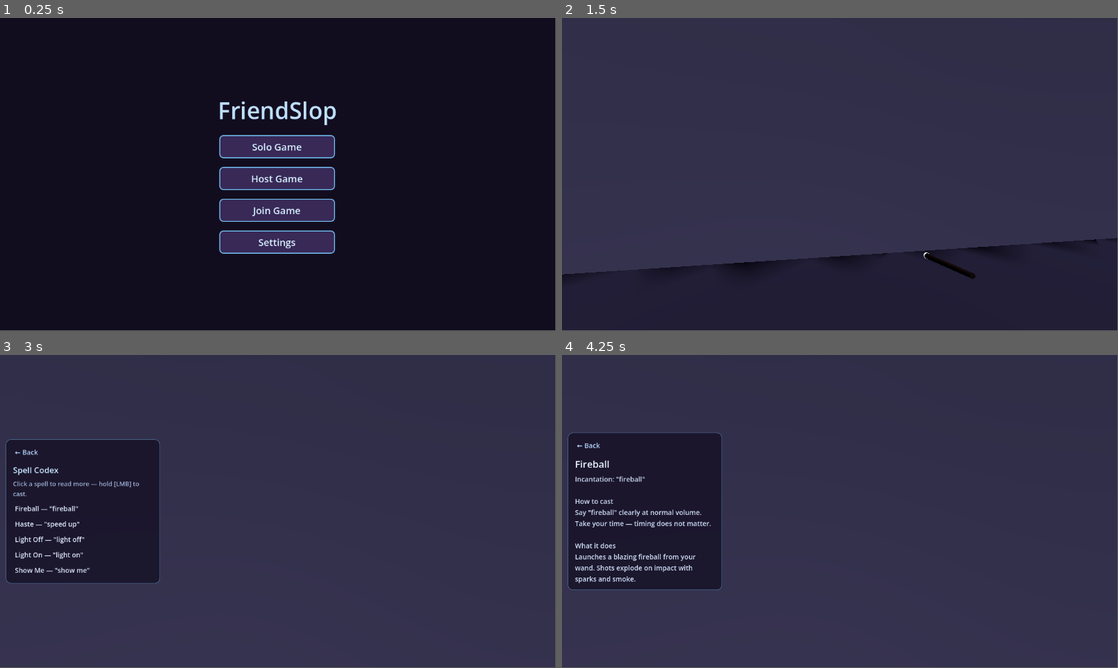
Above: before the commit, frames 1-4 (two rows, left to right).
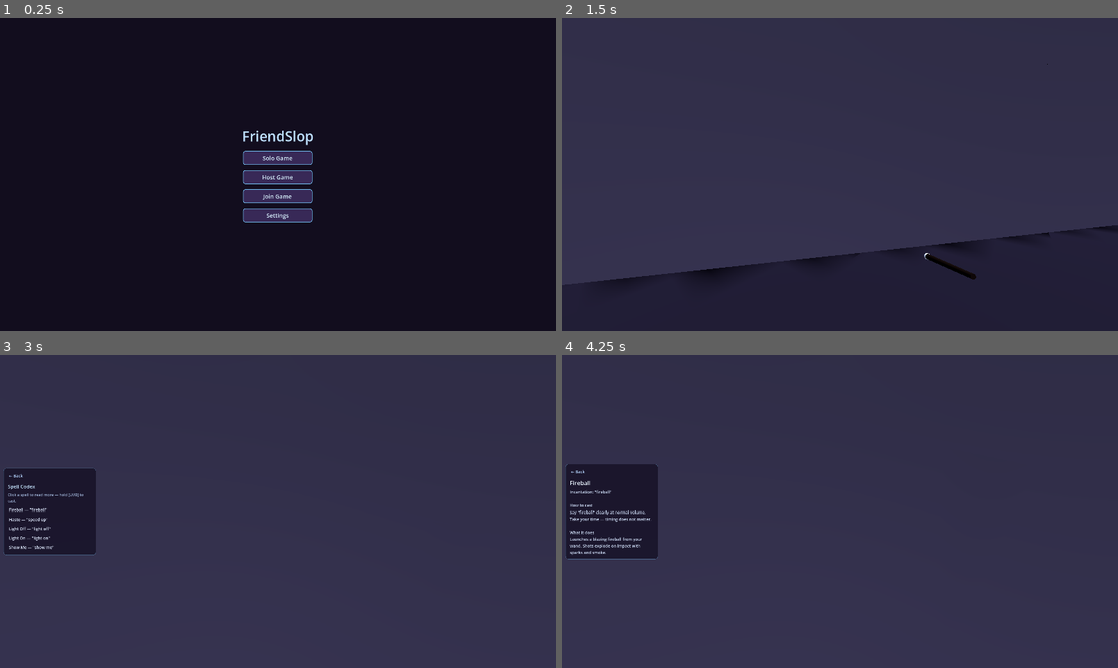
Above: after the commit, the same moments.

Repository: iamemilio/friend-slop
Game: Godot game, scene res://scenes/menu.tscn
Same seed, same stepped clock (60 frames per second), same inputs: the game is played once before the commit and once after it.
Inputs (mouse positions are in pixels of both pictures, inside the frame that each line leads up to):
- Up to frame 1 (0.25 s): no input
- Up to frame 2 (1.5 s): click "Solo Game" at 0.5 s; tap Enter at 1.25 s; move the mouse to (867, 171) at 1.27 s; hold W (move_forward) from 1.28 s (still down); hold F (interact) from 1.28 s (still down); click (867, 171) at 1.42 s
- Up to frame 3 (3 s): keep holding W (move_forward); tap Space (jump) at 1.52, 2, 2.27 s; move the mouse to (250, 511) at 2.02 s; release F (interact) at 2.03 s; tap Alt (radio_push) at 2.1 s; tap Enter at 2.75 s; move the mouse to (289, 505) at 2.77 s; hold B (spellbook) from 2.78 s (still down)
- Up to frame 4 (4.25 s): release W (move_forward) at 3.5 s; release B (spellbook) at 3.5 s; click "Fireball — 'fireball'" at 3.5 s
The window is 799x449 before the commit and 800x450 after it. Grey fills any space a smaller window leaves; there, only what the larger window draws over its background counts as a difference.

The runs differ from the first frame. In frame 1, 6.4% of the frame differs, in the area x 39-61%, y 26-76%; in frame 2, 1.5%; in frame 3, 9.1%; in frame 4, 9.9%, in the area x 0-29%, y 24-76%.

Commit message:
Add display resolution presets and fix window resize apply.
Co-authored-by: Cursor <cursoragent@cursor.com>

Diff:
--- a/project.godot
+++ b/project.godot
@@ -14,6 +14,14 @@
 run/main_scene="res://scenes/menu.tscn"
 config/features=PackedStringArray("4.6", "Forward Plus")
 config/icon="res://icon.svg"
+
+[display]
+
+window/size/viewport_width=1920
+window/size/viewport_height=1080
+window/size/resizable=true
+window/stretch/mode="canvas_items"
+window/stretch/aspect="expand"
 
 [audio]
 
@@ -106,8 +114,8 @@
 
 rendering_device/driver.windows="d3d12"
 lights_and_shadows/directional_shadow/size=8192
+lights_and_shadows/directional_shadow/soft_shadow_filter_quality=0
 lights_and_shadows/directional_shadow/16_bits=false
-lights_and_shadows/directional_shadow/soft_shadow_filter_quality=0
 
 [steam]
 
--- a/scenes/ui/settings_panel.tscn
+++ b/scenes/ui/settings_panel.tscn
@@ -87,6 +87,27 @@
 layout_mode = 2
 theme_override_constants/separation = 14
 
+[node name="DisplayHeaderLabel" type="Label" parent="Panel/MarginContainer/VBox/TabContainer/General/MarginContainer/GeneralVBox"]
+layout_mode = 2
+theme_override_colors/font_color = Color(0.75, 0.88, 1, 1)
+text = "Display"
+
+[node name="ResolutionLabel" type="Label" parent="Panel/MarginContainer/VBox/TabContainer/General/MarginContainer/GeneralVBox"]
+layout_mode = 2
+theme_override_colors/font_color = Color(0.75, 0.88, 1, 1)
+text = "Resolution"
+
+[node name="ResolutionOption" type="OptionButton" parent="Panel/MarginContainer/VBox/TabContainer/General/MarginContainer/GeneralVBox"]
+custom_minimum_size = Vector2(0, 36)
+layout_mode = 2
+
+[node name="ResolutionHintLabel" type="Label" parent="Panel/MarginContainer/VBox/TabContainer/General/MarginContainer/GeneralVBox"]
+layout_mode = 2
+theme_override_colors/font_color = Color(0.45, 0.42, 0.55, 1)
+theme_override_font_sizes/font_size = 13
+autowrap_mode = 2
+text = "Resize the game window. Fullscreen is exited automatically when applying a preset."
+
 [node name="CameraHeaderLabel" type="Label" parent="Panel/MarginContainer/VBox/TabContainer/General/MarginContainer/GeneralVBox"]
 layout_mode = 2
 theme_override_colors/font_color = Color(0.75, 0.88, 1, 1)
--- a/scripts/settings_manager.gd
+++ b/scripts/settings_manager.gd
@@ -3,11 +3,15 @@
 ## Loads, applies, and persists player settings to user://settings.cfg.
 
 signal settings_applied
+
+const DisplayResolutionPresetsScript := preload("res://scripts/ui/display_resolution_presets.gd")
 
 const SETTINGS_PATH := "user://settings.cfg"
 const MIC_BUS_NAME := "MicCapture"
 
 var start_third_person: bool = false
+var window_width: int = DisplayResolutionPresetsScript.DEFAULT_SIZE.x
+var window_height: int = DisplayResolutionPresetsScript.DEFAULT_SIZE.y
 var master_volume: float = 1.0
 var input_device: String = ""
 var output_device: String = ""
@@ -24,6 +28,46 @@
 	_ensure_mic_bus()
 	load_settings()
 	apply_audio_settings()
+	apply_display_settings()
+
+
+func get_resolution_presets() -> Array[Vector2i]:
+	return DisplayResolutionPresetsScript.PRESETS.duplicate()
+
+
+func set_window_resolution(width: int, height: int) -> void:
+	var size := DisplayResolutionPresetsScript.normalize_size(Vector2i(width, height))
+	window_width = size.x
+	window_height = size.y
+
+
+func set_window_resolution_preset_index(index: int) -> void:
+	var size := DisplayResolutionPresetsScript.get_preset(index)
+	window_width = size.x
+	window_height = size.y
+
+
+func get_window_resolution_preset_index() -> int:
+	return DisplayResolutionPresetsScript.find_preset_index(
+		Vector2i(window_width, window_height)
+	)
+
+
+func apply_display_settings() -> void:
+	if not is_inside_tree() or DisplayServer.get_name() == "headless":
+		return
+	call_deferred("_deferred_apply_window_size", Vector2i(window_width, window_height))
+
+
+func _deferred_apply_window_size(target: Vector2i) -> void:
+	var window := get_tree().root as Window
+	if window == null:
+		return
+	window.unresizable = false
+	_ensure_windowed(window)
+	window.content_scale_size = target
+	DisplayServer.window_set_size(target)
+	window.size = target
 
 
 func load_settings() -> void:
@@ -32,6 +76,13 @@
 		return
 
 	start_third_person = config.get_value("general", "start_third_person", start_third_person)
+	window_width = int(config.get_value("display", "window_width", window_width))
+	window_height = int(config.get_value("display", "window_height", window_height))
+	var normalized := DisplayResolutionPresetsScript.normalize_size(
+		Vector2i(window_width, window_height)
+	)
+	window_width = normalized.x
+	window_height = normalized.y
 	master_volume = config.get_value("audio", "master_volume", master_volume)
 	input_device = config.get_value("audio", "input_device", input_device)
 	output_device = config.get_value("audio", "output_device", output_device)
@@ -49,6 +100,8 @@
 func save_settings() -> void:
 	var config := ConfigFile.new()
 	config.set_value("general", "start_third_person", start_third_person)
+	config.set_value("display", "window_width", window_width)
+	config.set_value("display", "window_height", window_height)
 	config.set_value("audio", "master_volume", master_volume)
 	config.set_value("audio", "input_device", input_device)
 	config.set_value("audio", "output_device", output_device)
@@ -152,3 +205,12 @@
 		if effect is AudioEffectCapture:
 			_capture_effect = effect
 			return
+
+
+func _ensure_windowed(window: Window) -> void:
+	var mode := DisplayServer.window_get_mode()
+	if mode == DisplayServer.WINDOW_MODE_FULLSCREEN \
+			or mode == DisplayServer.WINDOW_MODE_EXCLUSIVE_FULLSCREEN \
+			or mode == DisplayServer.WINDOW_MODE_MAXIMIZED:
+		DisplayServer.window_set_mode(DisplayServer.WINDOW_MODE_WINDOWED)
+		window.mode = Window.MODE_WINDOWED
--- /dev/null
+++ b/scripts/ui/display_resolution_presets.gd
@@ -0,0 +1,46 @@
+class_name DisplayResolutionPresets
+extends RefCounted
+
+## Known window resolutions for the settings dropdown.
+
+const DEFAULT_SIZE := Vector2i(1920, 1080)
+
+const PRESETS: Array[Vector2i] = [
+	Vector2i(1280, 720),
+	Vector2i(1366, 768),
+	Vector2i(1600, 900),
+	Vector2i(1920, 1080),
+	Vector2i(2560, 1440),
+	Vector2i(3840, 2160),
+]
+
+
+static func preset_count() -> int:
+	return PRESETS.size()
+
+
+static func get_preset(index: int) -> Vector2i:
+	if index < 0 or index >= PRESETS.size():
+		return DEFAULT_SIZE
+	return PRESETS[index]
+
+
+static func format_label(size: Vector2i) -> String:
+	return "%d x %d" % [size.x, size.y]
+
+
+static func find_preset_index(size: Vector2i) -> int:
+	for i in PRESETS.size():
+		if PRESETS[i] == size:
+			return i
+	return find_default_preset_index()
+
+
+static func find_default_preset_index() -> int:
+	return find_preset_index(DEFAULT_SIZE)
+
+
+static func normalize_size(size: Vector2i) -> Vector2i:
+	if find_preset_index(size) >= 0:
+		return size
+	return DEFAULT_SIZE
--- a/scripts/ui/settings_panel.gd
+++ b/scripts/ui/settings_panel.gd
@@ -2,6 +2,8 @@
 extends Control
 
 signal closed
+
+const DisplayResolutionPresetsScript := preload("res://scripts/ui/display_resolution_presets.gd")
 
 var _mic_test_active := false
 var _mic_peak: float = 0.0
@@ -13,6 +15,7 @@
 var _mic_level_bar: ProgressBar
 var _mic_status_label: Label
 var _start_third_person_checkbox: CheckBox
+var _resolution_option: OptionButton
 var _dev_apprentice_button: Button
 var _dev_warden_button: Button
 var _voice_stub_checkbox: CheckBox
@@ -46,6 +49,7 @@
 	_master_volume_slider.value_changed.connect(_on_master_volume_changed)
 	_dev_apprentice_button.pressed.connect(_on_dev_apprentice_pressed)
 	_dev_warden_button.pressed.connect(_on_dev_warden_pressed)
+	_resolution_option.item_selected.connect(_on_resolution_selected)
 	_populate_from_settings()
 
 
@@ -95,6 +99,7 @@
 
 func _cache_node_refs() -> void:
 	_start_third_person_checkbox = _general_vbox.get_node("StartThirdPersonCheckBox")
+	_resolution_option = _general_vbox.get_node("ResolutionOption")
 	_output_device_option = _audio_vbox.get_node("OutputDeviceOption")
 	_input_device_option = _audio_vbox.get_node("InputDeviceOption")
 	_master_volume_slider = _audio_vbox.get_node("MasterVolumeRow/MasterVolumeSlider")
@@ -110,6 +115,8 @@
 
 func _populate_from_settings() -> void:
 	_start_third_person_checkbox.button_pressed = SettingsManager.start_third_person
+	_populate_resolution_options()
+	_select_resolution(SettingsManager.get_window_resolution_preset_index())
 	_fill_device_option(
 		_output_device_option,
 		SettingsManager.get_output_devices(),
@@ -132,6 +139,20 @@
 	)
 
 
+func _populate_resolution_options() -> void:
+	_resolution_option.clear()
+	for size in SettingsManager.get_resolution_presets():
+		_resolution_option.add_item(DisplayResolutionPresetsScript.format_label(size))
+
+
+func _select_resolution(index: int) -> void:
+	if _resolution_option.item_count == 0:
+		return
+	_resolution_option.set_block_signals(true)
+	_resolution_option.select(clampi(index, 0, _resolution_option.item_count - 1))
+	_resolution_option.set_block_signals(false)
+
+
 func _refresh_dev_solo_ui() -> void:
 	var is_apprentice := _dev_solo_role == GameState.PlayerRole.APPRENTICE
 	SelectionStyle.style_choice(_dev_apprentice_button, is_apprentice)
@@ -162,6 +183,7 @@
 
 func _apply_to_manager() -> void:
 	SettingsManager.start_third_person = _start_third_person_checkbox.button_pressed
+	SettingsManager.set_window_resolution_preset_index(_resolution_option.selected)
 	SettingsManager.master_volume = _master_volume_slider.value
 	SettingsManager.output_device = _read_device_selection(_output_device_option)
 	SettingsManager.input_device = _read_device_selection(_input_device_option)
@@ -171,6 +193,7 @@
 		_dev_spawn_relic_near_spawn_checkbox.button_pressed
 	)
 	SettingsManager.apply_audio_settings()
+	SettingsManager.apply_display_settings()
 	SettingsManager.save_settings()
 
 
@@ -178,6 +201,11 @@
 	if option.selected <= 0:
 		return ""
 	return option.get_item_text(option.selected)
+
+
+func _on_resolution_selected(index: int) -> void:
+	SettingsManager.set_window_resolution_preset_index(index)
+	SettingsManager.apply_display_settings()
 
 
 func _on_dev_apprentice_pressed() -> void:
--- a/tests/run_tests.gd
+++ b/tests/run_tests.gd
@@ -30,6 +30,7 @@
 	"res://tests/unit/test_delivery_objective_audio.gd",
 	"res://tests/unit/test_delivery_objective_sync.gd",
 	"res://tests/unit/test_input_prompt.gd",
+	"res://tests/unit/test_display_resolution_presets.gd",
 	"res://tests/unit/test_moon.gd",
 	"res://tests/unit/test_cloud_system.gd",
 	"res://tests/unit/test_trail_registry.gd",
--- /dev/null
+++ b/tests/unit/test_display_resolution_presets.gd
@@ -0,0 +1,21 @@
+class_name TestDisplayResolutionPresets
+extends RefCounted
+
+const DisplayResolutionPresetsScript := preload("res://scripts/ui/display_resolution_presets.gd")
+
+
+func run() -> int:
+	if DisplayResolutionPresetsScript.preset_count() < 4:
+		push_error("Expected several resolution presets")
+		return 1
+	if DisplayResolutionPresetsScript.find_preset_index(Vector2i(1920, 1080)) != 3:
+		push_error("Expected 1920x1080 preset index")
+		return 1
+	if DisplayResolutionPresetsScript.format_label(Vector2i(1280, 720)) != "1280 x 720":
+		push_error("Expected formatted resolution label")
+		return 1
+	var normalized := DisplayResolutionPresetsScript.normalize_size(Vector2i(9999, 8888))
+	if normalized != DisplayResolutionPresetsScript.DEFAULT_SIZE:
+		push_error("Expected unknown resolutions to fall back to default")
+		return 1
+	return 0
Not shown, added: scripts/ui/display_resolution_presets.gd.uid
Not shown, added: tests/unit/test_display_resolution_presets.gd.uid
